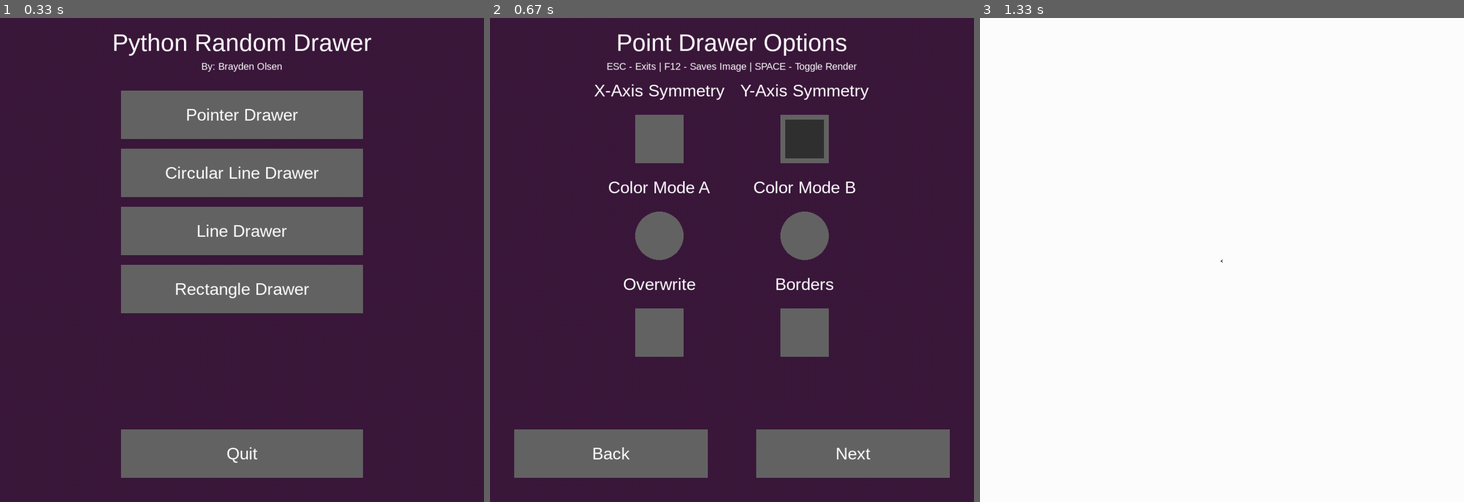
Above: before the commit, frames 1-3 (left to right).
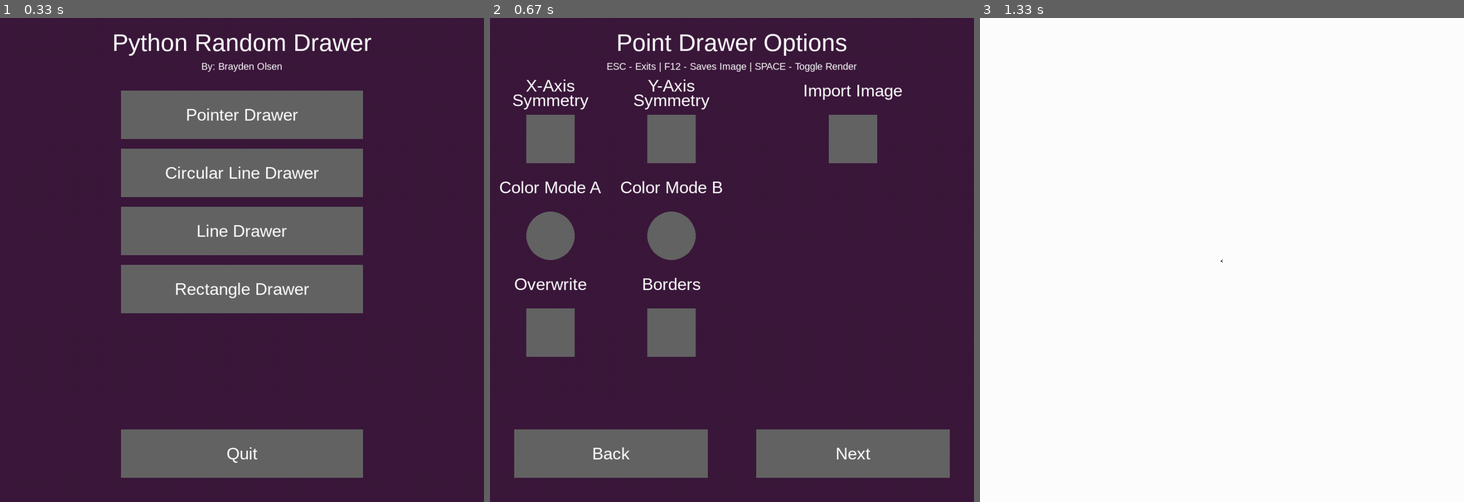
Above: after the commit, the same moments.

Repository: dogou77/pygame-rand-draw
Game: pygame game, started from draw.py
Two runs of this game, one before a commit and one after it. Both use one fixed random seed, a clock stepped at 60 frames per second and the inputs below.
Inputs (mouse positions are in pixels of both pictures, inside the frame that each line leads up to):
- Up to frame 1 (0.33 s): no input
- Up to frame 2 (0.67 s): click (794, 129) at 0.38 s
- Up to frame 3 (1.33 s): click "Next" at 0.72 s; tap Space at 1 s

Frame 1 is identical in both runs. In frame 2, 10% of the frame differs, in the area x 2-86%, y 12-70%; in frame 3, nothing differs.

Commit message:
added the ability to import images in the point drawer

Diff:
--- a/draw.py
+++ b/draw.py
@@ -152,25 +152,29 @@
         "color_b"  : False,
         "overwrite": False,
         "borders"  : False,
+        "is_image" : False,
+        "image_str": "",
     }
 
     # initializes a list that is supposed to contain multiple radio buttons so that two are not active at once
     radio_buttons = []
 
     # initialize fonts
-    font_title     = pygame.font.SysFont('Arial', 50)
-    font_label = pygame.font.SysFont('Arial', 35)
-    font_instruct  = pygame.font.SysFont('Arial', 20)
+    font_title    = pygame.font.SysFont('Arial', 50)
+    font_input    = pygame.font.SysFont('Arial', 30)
+    font_label    = pygame.font.SysFont('Arial', 35)
+    font_instruct = pygame.font.SysFont('Arial', 20)
 
     # initialize check boxes
-    check_box_sym_x     = pguiin.CheckBox(350, 250, 100, 100, BUTTON_DARK, GREEN, 10, True)
-    check_box_sym_y     = pguiin.CheckBox(650, 250, 100, 100, BUTTON_DARK, GREEN, 10, True)
-    check_box_overwrite = pguiin.CheckBox(350, 650, 100, 100, BUTTON_DARK, GREEN, 10, True)
-    check_box_borders   = pguiin.CheckBox(650, 650, 100, 100, BUTTON_DARK, GREEN, 10, True)
+    check_box_sym_x     = pguiin.CheckBox(125, 250, 100, 100, BUTTON_DARK, GREEN, 10, True)
+    check_box_sym_y     = pguiin.CheckBox(375, 250, 100, 100, BUTTON_DARK, GREEN, 10, True)
+    check_box_overwrite = pguiin.CheckBox(125, 650, 100, 100, BUTTON_DARK, GREEN, 10, True)
+    check_box_borders   = pguiin.CheckBox(375, 650, 100, 100, BUTTON_DARK, GREEN, 10, True)
+    check_box_image     = pguiin.CheckBox(750, 250, 100, 100, BUTTON_DARK, GREEN, 10, True)
 
     # initialize radio buttons and add them to the radio_button list
-    radio_color_a = pguiin.RadioButton(350, 450, 50, 10, BUTTON_DARK, GREEN)
-    radio_color_b = pguiin.RadioButton(650, 450, 50, 10, BUTTON_DARK, GREEN)
+    radio_color_a = pguiin.RadioButton(125, 450, 50, 10, BUTTON_DARK, GREEN)
+    radio_color_b = pguiin.RadioButton(375, 450, 50, 10, BUTTON_DARK, GREEN)
     radio_buttons.append(radio_color_a)
     radio_buttons.append(radio_color_b)
 
@@ -178,6 +182,9 @@
     button_back = pguiin.Button(250, 900, 400, 100, BUTTON_DARK, font_label, "Back", WHITE, True)
     button_next = pguiin.Button(750, 900, 400, 100, BUTTON_DARK, font_label, "Next", WHITE, True)
 
+    # initialize text boxes
+    text_in_image = pguiin.TextBoxInput(750, 400, 250, 50, BUTTON_DARK, font_input, WHITE, "Enter File Name", False, 5, True)
+
     while running:
 
         # pygame event queue
@@ -186,6 +193,9 @@
             # window is closed
             if ev.type == pygame.QUIT:
                 pygame.quit()
+
+            # gets the input from text boxes
+            text_in_image.text_input(ev)
 
             # gets the states of the back and next buttons then sets a state and exits the loop
             if button_back.get_state(ev):
@@ -200,6 +210,7 @@
             check_box_sym_y.toggle(ev)
             check_box_overwrite.toggle(ev)
             check_box_borders.toggle(ev)
+            check_box_image.toggle(ev)
 
             # toggles the radio button in the mouse is in their area, but untoggled ones that are already true
             for radio in radio_buttons:
@@ -216,6 +227,7 @@
         check_box_sym_y.render(screen)
         check_box_overwrite.render(screen)
         check_box_borders.render(screen)
+        check_box_image.render(screen)
 
         # render the radio buttons
         radio_color_a.render(screen)
@@ -225,15 +237,22 @@
         button_back.render(screen)
         button_next.render(screen)
 
+        # render text boxes
+        if check_box_image.state:
+            text_in_image.render(screen)
+
         # draw all the text
         draw_centered_text(screen, font_title, "Point Drawer Options", WHITE, 500, 50)
         draw_centered_text(screen, font_instruct, "ESC - Exits | F12 - Saves Image | SPACE - Toggle Render", WHITE, 500, 100)
-        draw_centered_text(screen, font_label, "X-Axis Symmetry", WHITE, 350, 150)
-        draw_centered_text(screen, font_label, "Y-Axis Symmetry", WHITE, 650, 150)
-        draw_centered_text(screen, font_label, "Color Mode A", WHITE, 350, 350)
-        draw_centered_text(screen, font_label, "Color Mode B", WHITE, 650, 350)
-        draw_centered_text(screen, font_label, "Overwrite", WHITE, 350, 550)
-        draw_centered_text(screen, font_label, "Borders", WHITE, 650, 550)
+        draw_centered_text(screen, font_label, "X-Axis", WHITE, 125, 140)
+        draw_centered_text(screen, font_label, "Symmetry", WHITE, 125, 170)
+        draw_centered_text(screen, font_label, "Y-Axis", WHITE, 375, 140)
+        draw_centered_text(screen, font_label, "Symmetry", WHITE, 375, 170)
+        draw_centered_text(screen, font_label, "Color Mode A", WHITE, 125, 350)
+        draw_centered_text(screen, font_label, "Color Mode B", WHITE, 375, 350)
+        draw_centered_text(screen, font_label, "Overwrite", WHITE, 125, 550)
+        draw_centered_text(screen, font_label, "Borders", WHITE, 375, 550)
+        draw_centered_text(screen, font_label, "Import Image", WHITE, 750, 150)
 
         # updates the frames of the game
         pygame.display.update()
@@ -245,6 +264,8 @@
     info["color_b"]   = radio_color_b.state
     info["overwrite"] = check_box_overwrite.state
     info["borders"]   = check_box_borders.state
+    info["is_image"]  = check_box_image.state
+    info["image_str"] = text_in_image.text
 
     return info
 
@@ -263,6 +284,11 @@
     }
 
     screen.fill(WHITE)
+
+    # TODO: add try except statement
+    if info["is_image"]:
+        background = pygame.image.load(info["image_str"])
+        screen.blit(background, (0, 0))
 
     while toggles["running"]:
         # if the user selected color mode a in the previous screen
Not shown, changed: README.md
Binary file added: prd-1.png
